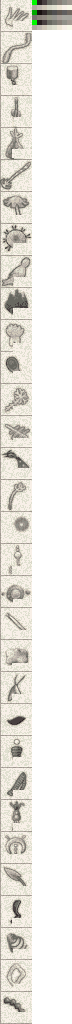
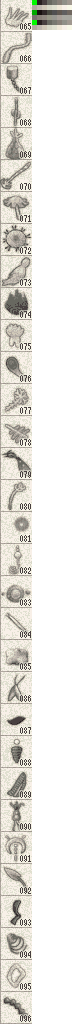
Layers edited between the first and the second 72x1024 image:
added layer "no" above "Layer 13" over (x1=20, y1=23, x2=31, y2=1022)
added layer "Layer 13" above "Background" over (x1=12, y1=24, x2=32, y2=1020)
renamed "Layer 1" to "Background", painted on it over (x1=12, y1=21, x2=32, y2=1023)
